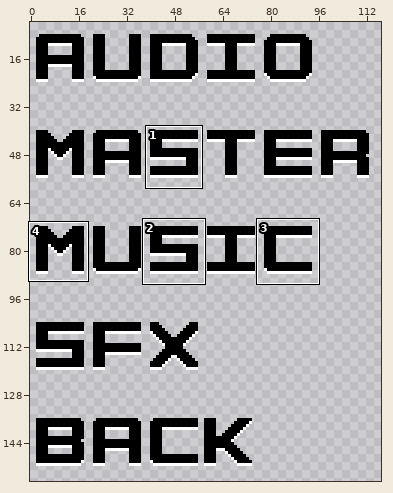
Two states of a pixel-art file, Assets/Sprites/UI/Buttons/Audio_Settings_Text.aseprite. Above: a wide view before the commit, with the close-up outlined.
Close-up. Earlier state:
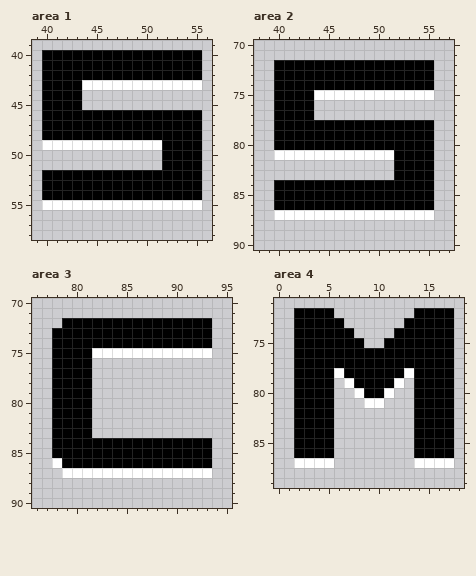
238x160 pixels, 1 frame. Shown: area 1: x 39..56, y 39..58; area 2: x 38..57, y 70..90; area 3: x 76..95, y 70..90; area 4: x 0..18, y 71..89. The wide view leaves out empty margins. The commit also changed other parts of the picture, which this record leaves out.
Now the later version:
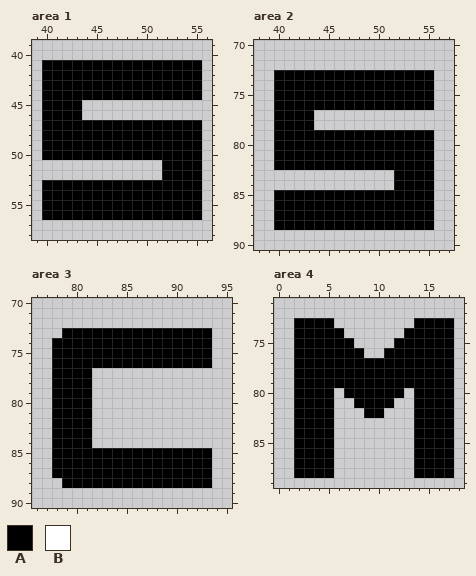
Palette (. is transparent): A #000000  B #ffffff
Change:
Changed rows in their new state; - is an unchanged pixel.
Area 1, layer "Text":
first column x 40:
40 ................
43 ----AAAAAAAAAAAA
44 ----AAAAAAAAAAAA
46 ----............
49 AAAAAAAAAAAA----
50 AAAAAAAAAAAA----
52 ............----
55 AAAAAAAAAAAAAAAA
56 AAAAAAAAAAAAAAAA
Area 2, layer "Text":
first column x 40:
72 ................
75 ----AAAAAAAAAAAA
76 ----AAAAAAAAAAAA
78 ----............
81 AAAAAAAAAAAA----
82 AAAAAAAAAAAA----
84 ............----
87 AAAAAAAAAAAAAAAA
88 AAAAAAAAAAAAAAAA
Area 3, layer "Text":
first column x 78:
72 -...............
73 .---------------
75 ----AAAAAAAAAAAA
76 ----AAAAAAAAAAAA
first column x 78:
84 ----............
86 A---------------
87 AAAAAAAAAAAAAAAA
88 -AAAAAAAAAAAAAAA
Area 4, layer "Text":
first column x 2:
72 ....--------....
73 ----.------.----
74 -----.----.-----
75 ------.--.------
76 -------..-------
78 ----A------A----
79 ----AA----AA----
80 -----AA--AA-----
81 ------AAAA------
82 -------AA-------
first column x 2:
87 AAAA--------AAAA
88 AAAA--------AAAA
